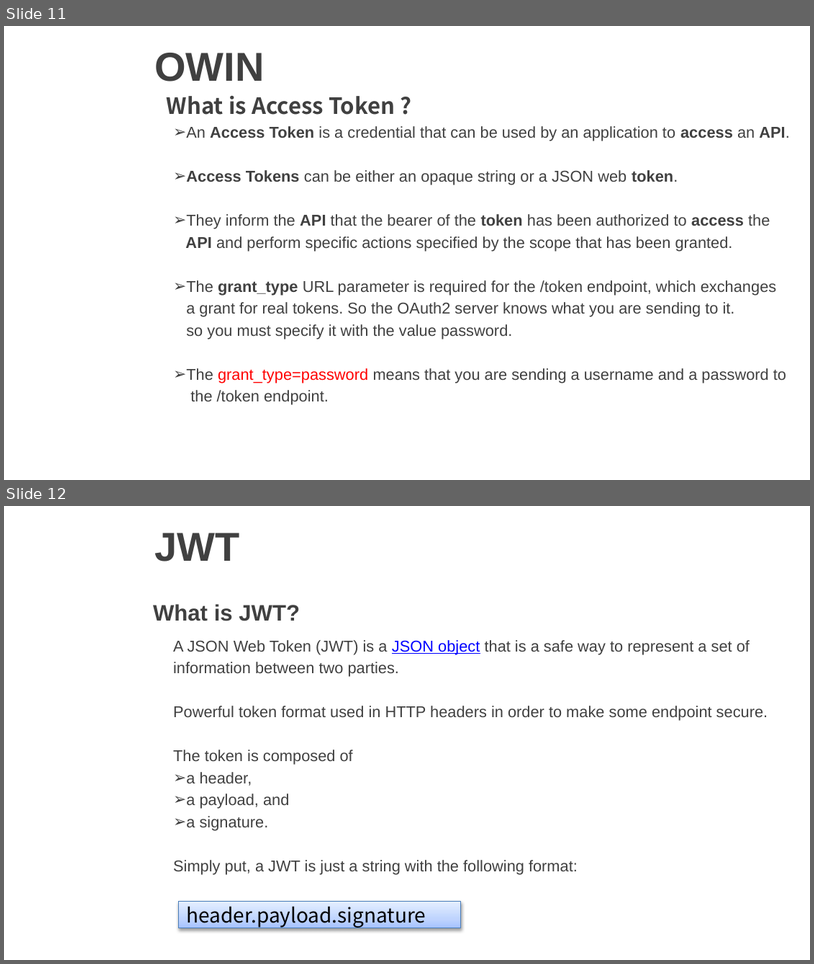
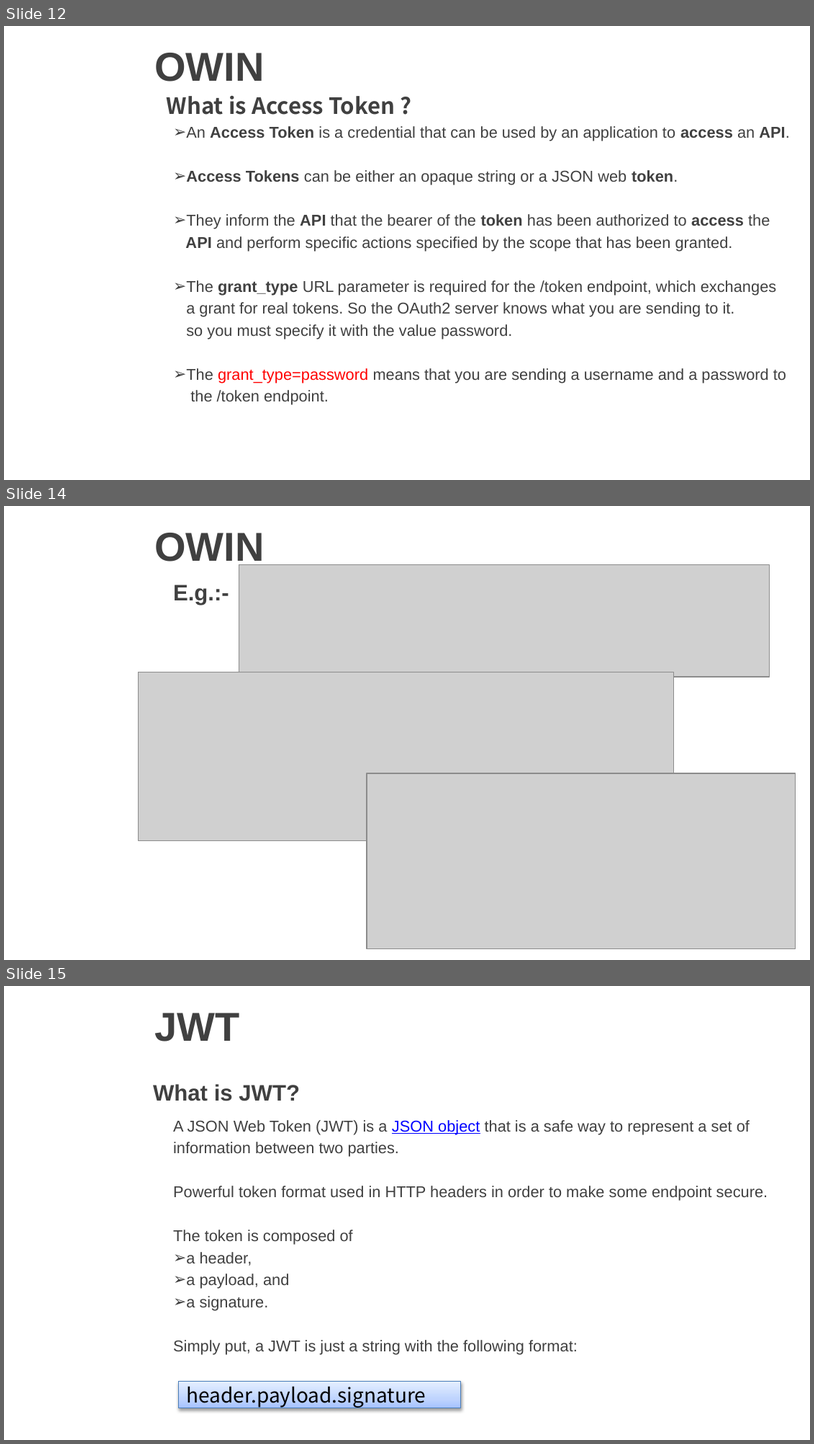
Before and after one commit to vgyureka/DotNetBig, a slide deck: webapiSecurity.pptx. Shown one above the other, each under a label of ours: slides 11 and 12 before the commit, slides 12, 14 and 15 after it; the slides between them are not shown. The pictures are 814x964 and 814x1444 pixels, drawn with LibreOffice and Linux fonts; fonts in the diff are those of the drawing; grey boxes stand for pictures; background and template pictures are left out. Boxes give left, top, right and bottom in pixels: in the first picture for what was removed or moved away, otherwise in the second. Text is boxed around its words. In the diff, an @@ line names an element or a change of style, - is before the commit and + after.

```diff
--- a/webapiSecurity.pptx
+++ b/webapiSecurity.pptx
@@ slide 14 added at (x1=4, y1=506, x2=810, y2=960), background picture (left out) @@
@@ title added at (x1=154, y1=533, x2=264, y2=568), 36 pt, text #404040, bold @@
+OWIN
@@ picture added at (x1=239, y1=565, x2=770, y2=677) @@
@@ text added at (x1=173, y1=584, x2=229, y2=605), 20 pt, text #404040, bold @@
+E.g.:-
@@ picture added at (x1=139, y1=672, x2=675, y2=841) @@
@@ picture added at (x1=367, y1=773, x2=796, y2=949) @@
@@ what was slide 11 is now slide 12 @@
@@ what was slide 12 is now slide 15 @@
```
Also in this commit, not shown: 1 slide changed, 2 other slides added.
